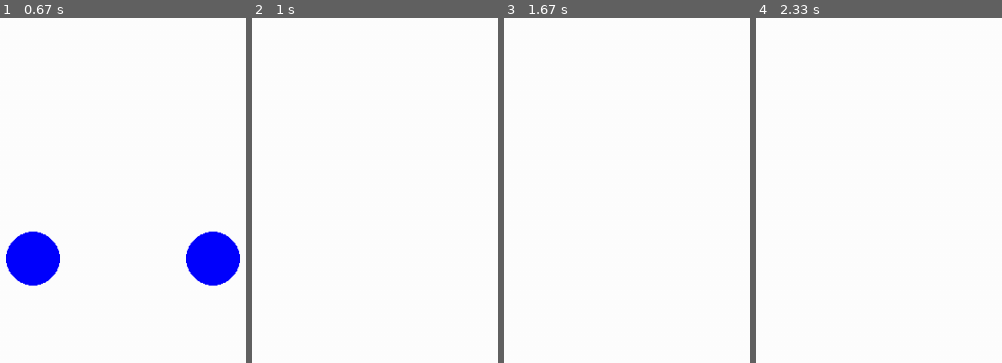
Above: before the commit, frames 1-4 (left to right).
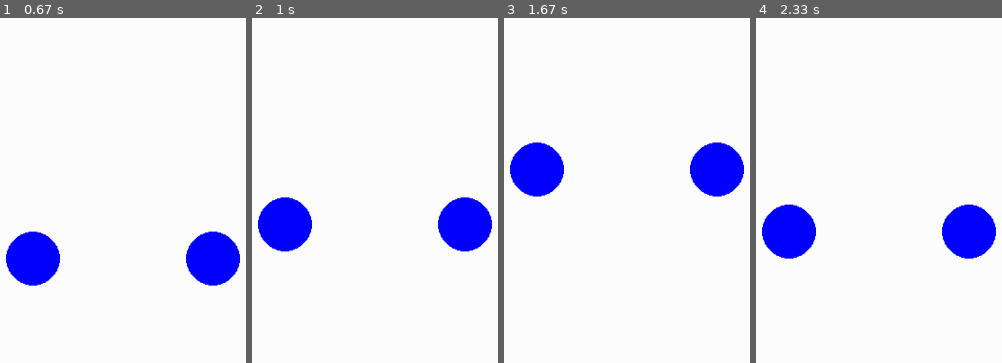
Above: after the commit, the same moments.

Repository: Sujal-Gaha/learn-python
Game: pygame game, started from pygame_projects/bouncing_ball.py
The game is run twice, just before and just after one commit, with the same random seed, the same clock (stepped at 60 frames per second) and the same inputs.
Inputs:
- Up to frame 1 (0.67 s): no input
- Up to frame 2 (1 s): no input
- Up to frame 3 (1.67 s): no input
- Up to frame 4 (2.33 s): no input

Frame 1 is identical in both runs. In frame 2, 5.5% of the frame differs, in the area x 2-98%, y 51-68%; in frame 3, 5.5%; in frame 4, 5.5%, in the area x 2-98%, y 53-70%.

Commit message:
simualted the ball bouncing physics with bounce damping concept where come energy is conserved some is lost on each bound but need to add logic for collission check

Diff:
--- a/pygame_projects/bouncing_ball.py
+++ b/pygame_projects/bouncing_ball.py
@@ -1,12 +1,13 @@
 import pygame
 
 # Constants
-WIDTH, HEIGHT = 1000, 700
+HEIGHT, WIDTH = 700, 1000
 BLUE = "#0000FF"
 WHITE = "#FFFFFF"
 BALL_RADIUS = 30
 BALL_INITIAL_VELOCITY = 0
 GRAVITY = 0.3
+BOUNCE_DAMPING = 0.8 # Set to 0.8 means that the ball conserves 80% of its energy
 FPS = 60
 
 pygame.init()
@@ -26,6 +27,15 @@
     def update(self):
         self.y += self.velocity
         self.velocity += self.acceleration
+
+        print(f"{self.y}, {self.radius}, {self.velocity}, {self.acceleration}, {HEIGHT}")
+
+        if (self.y + self.radius) >= HEIGHT:
+            self.y = HEIGHT - self.radius
+            self.velocity = -self.velocity * BOUNCE_DAMPING
+
+            if abs(self.velocity) < 2:
+                self.velocity = 0
 
     def draw(self):
         pygame.draw.circle(screen, BLUE, (self.x, self.y), self.radius, 0)
